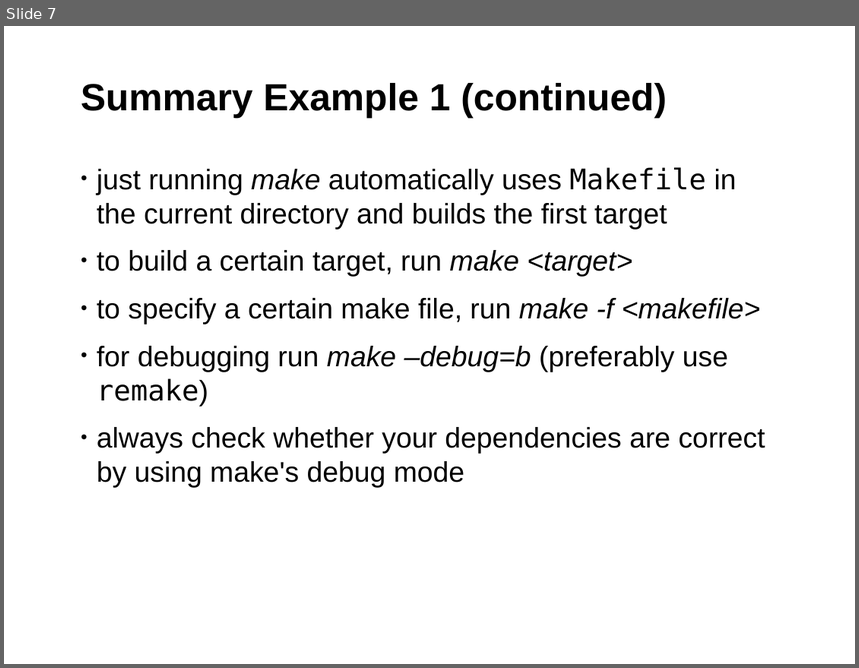
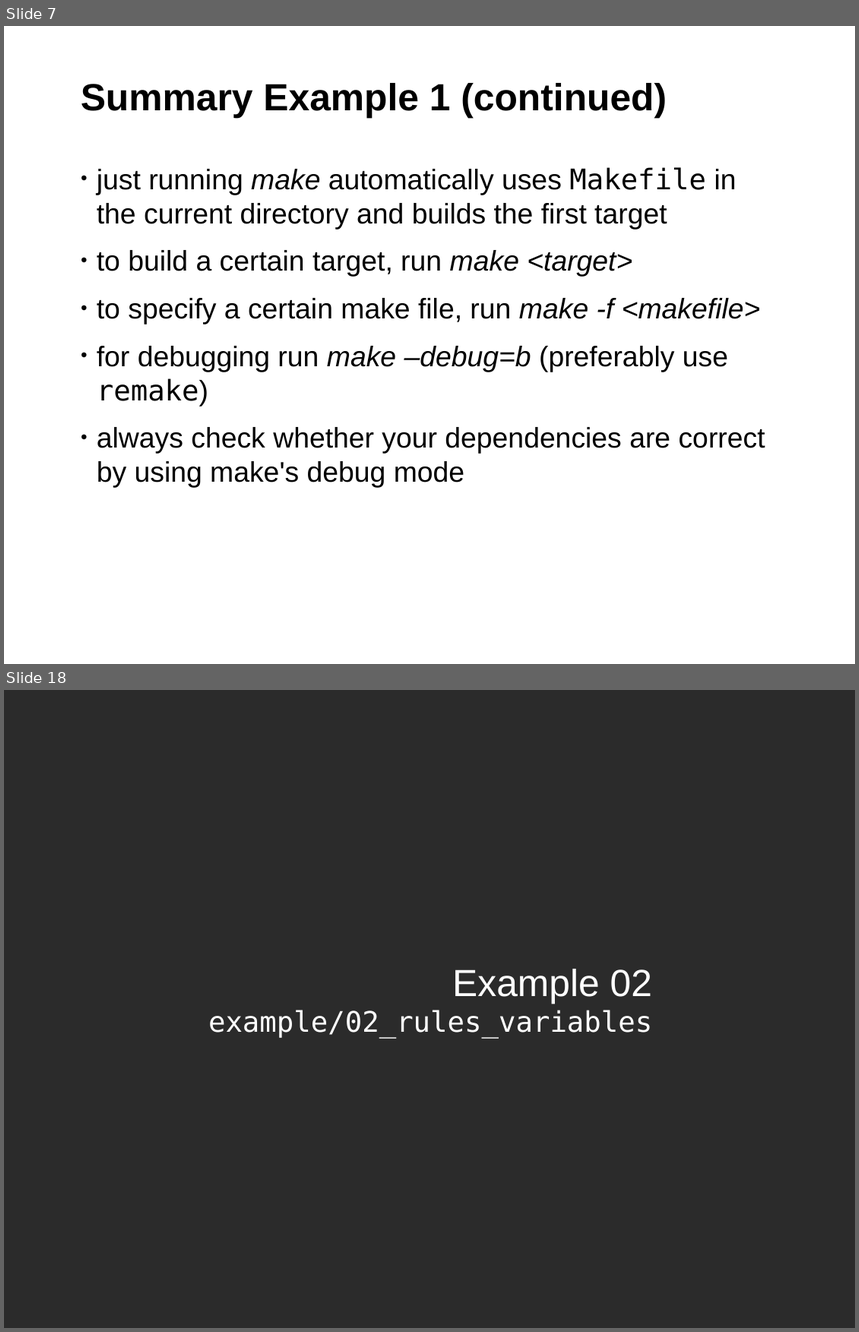
Before and after one commit to fsundermeyer/GNU_make_workshop, a slide deck: GNU_make_03_2015.odp. Shown one above the other, each under a label of ours: slide 7 before the commit, slides 7 and 18 after it; the slides between them are not shown. The pictures are 859x668 and 859x1332 pixels, drawn with LibreOffice and Linux fonts; fonts in the diff are those of the drawing; background and template pictures are left out; a plain dark background stands for a picture behind light text. Boxes give left, top, right and bottom in pixels: in the first picture for what was removed or moved away, otherwise in the second. Text is boxed around its words. In the diff, an @@ line names an element or a change of style, - is before the commit and + after.

Commit message:
Part 2 of the GNU Make Workshop
Explaining rules, rule types, variables and vpath. The example contains an
enhanced version of the basic makefile using the stuff learned in this lesson.

```diff
--- a/GNU_make_03_2015.odp
+++ b/GNU_make_03_2015.odp
@@ slide 18 added at (4, 690, 855, 1328), background picture (left out) @@
@@ title added at (208, 969, 652, 1038), 24 pt, text #FFFFFF @@
+Example 02
+example/02_rules_variables
```
Also in this commit, not shown: 12 other slides added, 1 other file.
